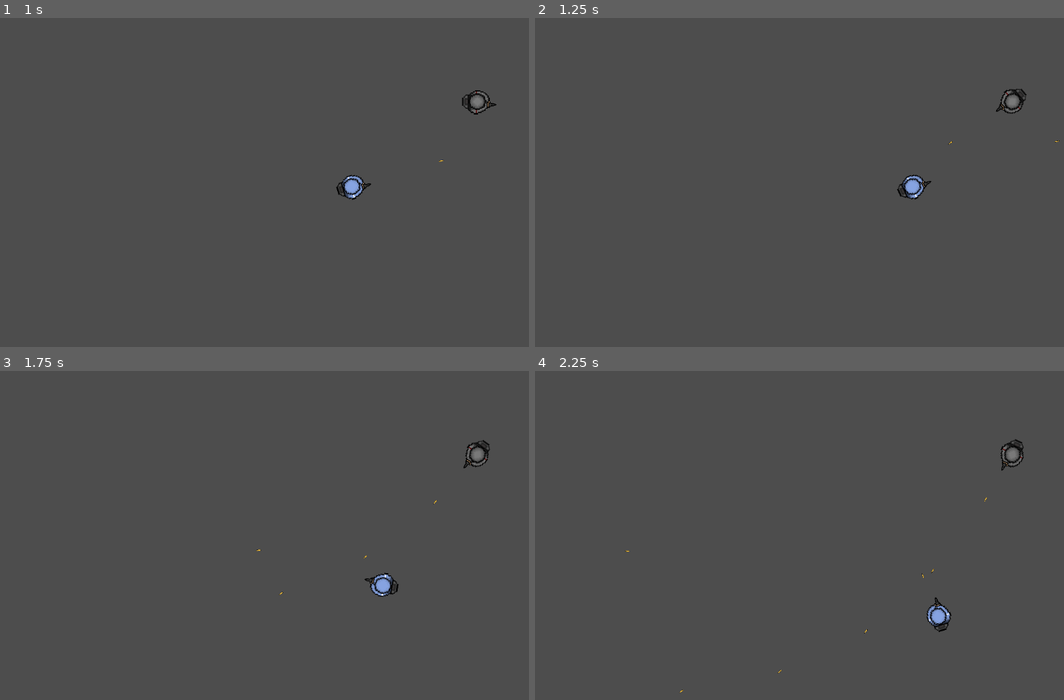
Above: before the commit, frames 1-4 (two rows, left to right).
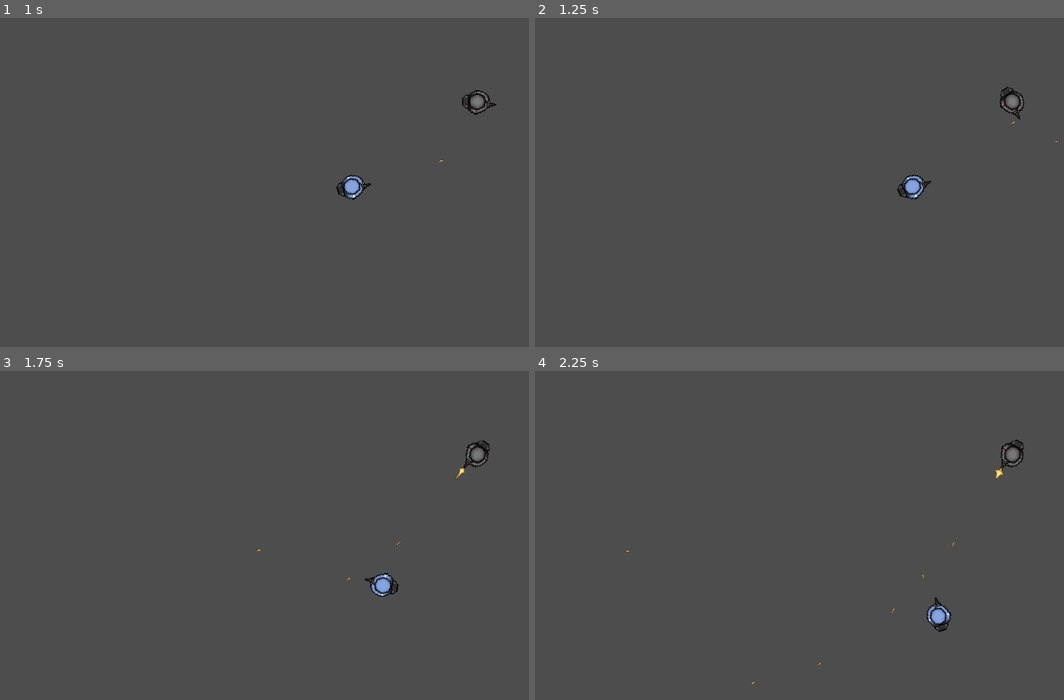
Above: after the commit, the same moments.

Repository: babeszino/Counterfeit
Game: Godot game, scene res://scenes and scripts/main.tscn
Same seed, same stepped clock (60 frames per second), same inputs: the game is played once before the commit and once after it.
Inputs (mouse positions are in pixels of both pictures, inside the frame that each line leads up to):
- Up to frame 1 (1 s): tap Enter at 0.5 s; move the mouse to (423, 166) at 0.52 s; hold D (right) from 0.53 s (still down); click (423, 166) at 0.6 s
- Up to frame 2 (1.25 s): keep holding D (right)
- Up to frame 3 (1.75 s): move the mouse to (174, 551) at 1.27 s; release D (right) at 1.28 s; hold S (down) from 1.28 s (still down); click (174, 551) at 1.35 s
- Up to frame 4 (2.25 s): move the mouse to (889, 463) at 2.02 s; release S (down) at 2.03 s; hold D (right) from 2.03 s (still down); click (889, 463) at 2.1 s

Frame 1 is identical in both runs. In frame 2, 0.2% of the frame differs, in the area x 78-93%, y 20-39%; in frame 3, less than 0.1%; in frame 4, 0.1%.

Commit message:
v0.8
-added cool detection zones for the Enemy
-added smoother turns for the Enemy using larp
-added a to-do list which is (mostly) in order

Diff:
--- a/scenes and scripts/enemy.tscn
+++ b/scenes and scripts/enemy.tscn
@@ -10,8 +10,7 @@
 radius = 47.0
 height = 100.0
 
-[sub_resource type="CircleShape2D" id="CircleShape2D_e7jjm"]
-radius = 533.164
+[sub_resource type="CircleShape2D" id="CircleShape2D_ujeph"]
 
 [node name="Enemy" type="CharacterBody2D"]
 scale = Vector2(0.5, 0.5)
@@ -36,7 +35,12 @@
 
 [node name="PlayerDetectionZone" type="Area2D" parent="Functionality" groups=["enemy"]]
 
+[node name="CollisionPolygon2D" type="CollisionPolygon2D" parent="Functionality/PlayerDetectionZone"]
+scale = Vector2(2.51057, 1.435)
+polygon = PackedVector2Array(0, 0, 500, -500, 500, 500)
+
 [node name="CollisionShape2D" type="CollisionShape2D" parent="Functionality/PlayerDetectionZone"]
-shape = SubResource("CircleShape2D_e7jjm")
+scale = Vector2(50, 50)
+shape = SubResource("CircleShape2D_ujeph")
 
 [connection signal="body_entered" from="Functionality/PlayerDetectionZone" to="Functionality" method="_on_player_detection_zone_body_entered"]
--- a/scenes and scripts/functionality.gd
+++ b/scenes and scripts/functionality.gd
@@ -19,9 +19,9 @@
 			pass
 		State.ATTACK:
 			if player != null and gun != null:
-				# .angle() at the end because rotation is a float and this way we get the angle
-				enemy.rotation = enemy.global_position.direction_to(player.global_position).angle()
-
+				# .angle() because rotation is a float and this way we get the angle
+				# float lerp_angle(from: float, to: float, weight: float) -> smoother enemy turn
+				enemy.rotation = lerp_angle(enemy.rotation, enemy.global_position.direction_to(player.global_position).angle(), 0.1)
 				var direction_to_shoot = enemy.global_position.direction_to(player.global_position)
 				gun.shoot(direction_to_shoot)
 			else:
Not shown, added: to_do_list_in_order.txt
